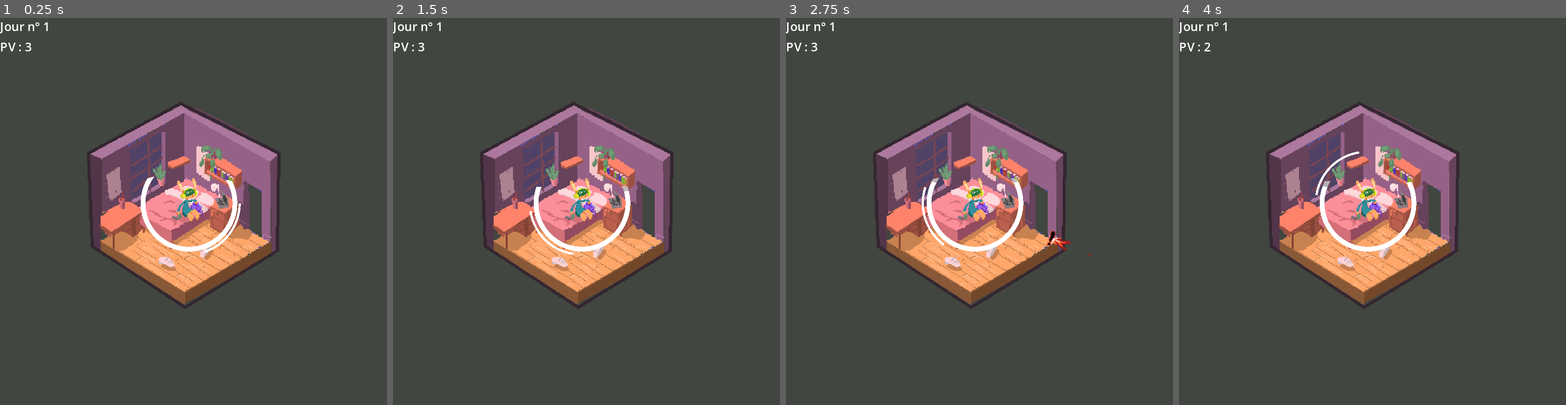
Above: before the commit, frames 1-4 (left to right).
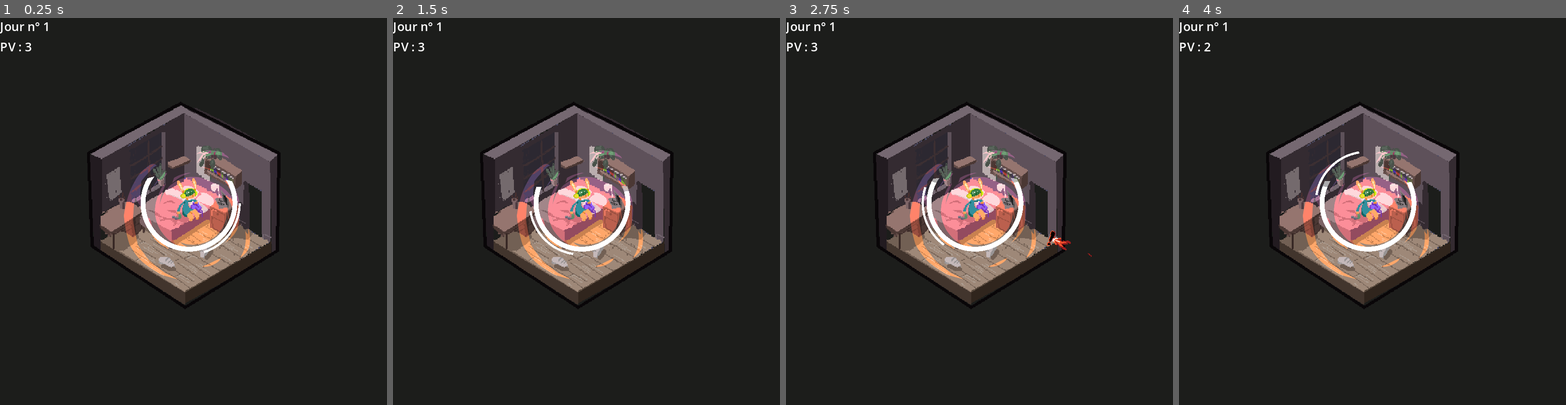
Above: after the commit, the same moments.

Repository: Zacharieg/socialBubble
Game: Godot game, scene res://scenes/game.tscn
The game is run twice, just before and just after one commit, with the same random seed, the same clock (stepped at 60 frames per second) and the same inputs.
Inputs:
- Up to frame 1 (0.25 s): no input
- Up to frame 2 (1.5 s): tap Enter at 0.5 s; hold D (right) 0.53-1.28 s; hold Space (action) 0.53-1.28 s; hold A (left) from 1.28 s (still down); tap Space (action) at 1.35 s
- Up to frame 3 (2.75 s): release A (left) at 2.03 s; hold D (right) from 2.03 s (still down); hold Space (action) from 2.03 s (still down)
- Up to frame 4 (4 s): release Space (action) at 2.78 s; tap Space (action) at 2.85 s; release D (right) at 3.53 s; hold A (left) from 3.53 s (still down); hold Space (action) from 3.53 s (still down)

The runs differ from the first frame. In frame 1, 95% of the frame differs, in the area x 0-100%, y 0-100%; in frame 2, 95%; in frame 3, 95%; in frame 4, 96%.

Commit message:
add default sad shader

Diff:
--- a/objects/ennemy.tscn
+++ b/objects/ennemy.tscn
@@ -254,7 +254,7 @@
 }],
 "loop": false,
 "name": &"impact_perfect",
-"speed": 24.0
+"speed": 12.0
 }]
 
 [node name="ennemy" type="Area2D"]
@@ -266,8 +266,6 @@
 
 [node name="AnimatedSprite2D" type="AnimatedSprite2D" parent="."]
 sprite_frames = SubResource("SpriteFrames_o6v7h")
-animation = &"impact_normal"
+animation = &"impact_perfect"
 autoplay = "default"
-frame = 9
-frame_progress = 1.0
 flip_h = true
--- a/scenes/game.tscn
+++ b/scenes/game.tscn
@@ -1,9 +1,17 @@
-[gd_scene load_steps=5 format=3 uid="uid://dn506tw3f4unj"]
+[gd_scene load_steps=8 format=3 uid="uid://dn506tw3f4unj"]
 
 [ext_resource type="Script" path="res://scripts/level.gd" id="1_ap1hq"]
 [ext_resource type="PackedScene" uid="uid://ix2oq52a3tjn" path="res://objects/character.tscn" id="1_hh7su"]
 [ext_resource type="Texture2D" uid="uid://cyf0a1rydt22j" path="res://ressources/Chambre.png" id="3_7ka2y"]
 [ext_resource type="Script" path="res://scripts/ennemySpawner.gd" id="3_p7uip"]
+[ext_resource type="Shader" path="res://scripts/sad.gdshader" id="5_bfbvu"]
+[ext_resource type="Texture2D" uid="uid://bs6com8xioine" path="res://ressources/vortex.png" id="6_ye1j6"]
+
+[sub_resource type="ShaderMaterial" id="ShaderMaterial_v0f0t"]
+shader = ExtResource("5_bfbvu")
+shader_parameter/saturation = 0.25
+shader_parameter/brightness_change = -0.2
+shader_parameter/vortex_texture = ExtResource("6_ye1j6")
 
 [node name="game" type="Node2D"]
 
@@ -15,6 +23,7 @@
 script = ExtResource("1_ap1hq")
 
 [node name="bg" type="Sprite2D" parent="level"]
+material = SubResource("ShaderMaterial_v0f0t")
 texture = ExtResource("3_7ka2y")
 
 [node name="character" parent="." instance=ExtResource("1_hh7su")]
--- /dev/null
+++ b/scripts/sad.gdshader
@@ -0,0 +1,22 @@
+shader_type canvas_item;
+
+uniform sampler2D SCREEN_TEXTURE : hint_screen_texture;
+uniform sampler2D vortex_texture;
+uniform float saturation = 0.25;
+uniform float brightness_change = -0.2;
+
+void fragment() {
+	vec4 default_color = texture(TEXTURE, UV);
+	vec2 vortex_uv = UV / 0.5 - vec2(0.5);
+	vec4 vortex = texture(vortex_texture, vortex_uv);
+
+	float brightness = (default_color.r + default_color.g + default_color.b)/3. + brightness_change;
+
+	vec4 desaturated_color = (
+		vec4(brightness, brightness, brightness, 1.) * (1. - saturation)
+		+ default_color * saturation
+	);
+
+	COLOR = default_color * vortex + desaturated_color * (1. - vortex);
+	//COLOR = vec4(vortex_uv.x, vortex_uv.y, 1,1);
+}
Binary file added: ressources/vortex.png
Not shown, added: ressources/vortex.png.import
